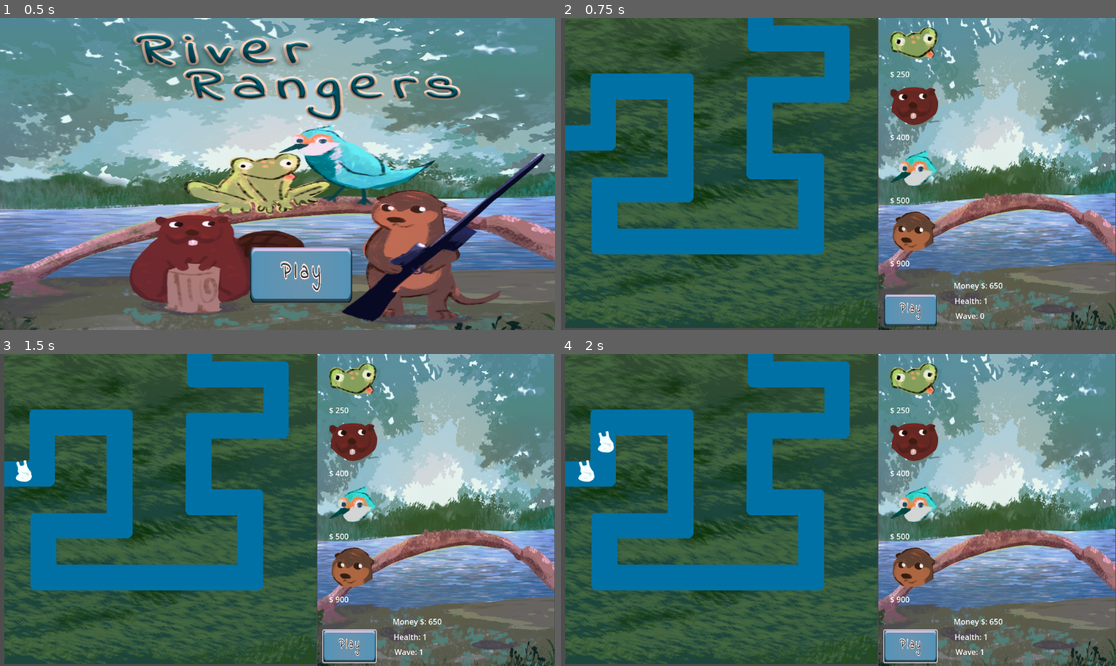
Above: before the commit, frames 1-4 (two rows, left to right).
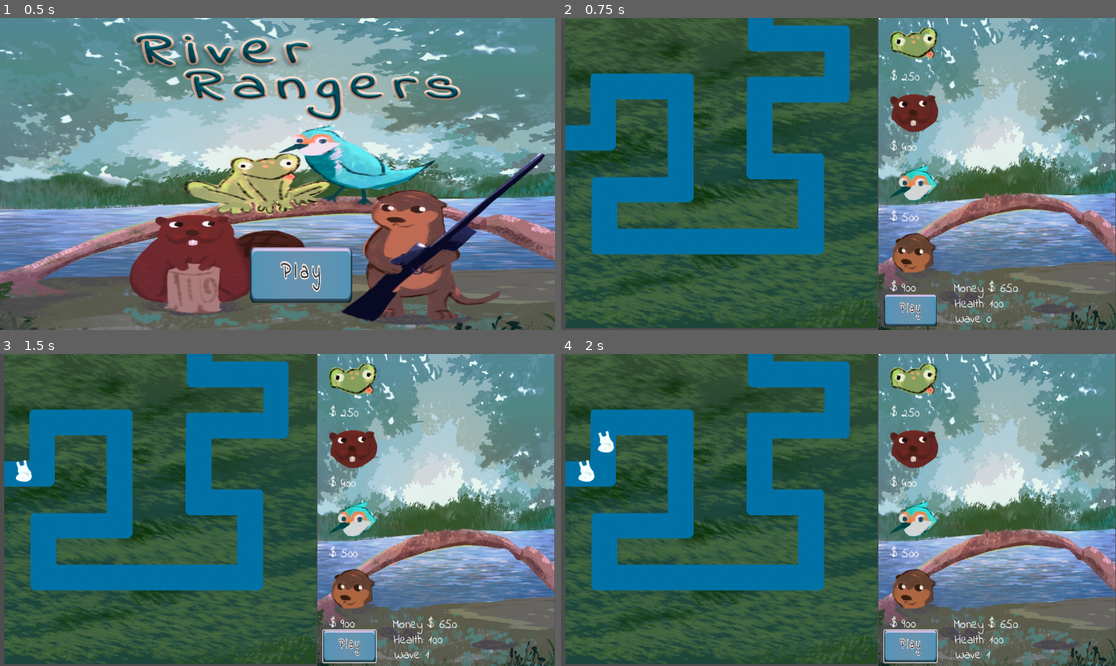
Above: after the commit, the same moments.

Repository: fnc/OurTowerDefense2025
Game: Godot game, scene res://main/menu.tscn
Same seed, same stepped clock (60 frames per second), same inputs: the game is played once before the commit and once after it.
Inputs (mouse positions are in pixels of both pictures, inside the frame that each line leads up to):
- Up to frame 1 (0.5 s): no input
- Up to frame 2 (0.75 s): click (860, 273) at 0.5 s
- Up to frame 3 (1.5 s): click (349, 647) at 1.25 s
- Up to frame 4 (2 s): no input

Frame 1 is identical in both runs. In frame 2, 3.4% of the frame differs, in the area x 59-83%, y 16-98%; in frame 3, 3.4%; in frame 4, 3.4%.

Commit message:
cambie fuentes del level y arreglo vida

Diff:
--- a/game_manager.gd
+++ b/game_manager.gd
@@ -1,6 +1,6 @@
 extends Node
 
-@export var initial_lives: int = 1;
+@export var initial_lives: int = 100;
 @export var initial_money: int = 650;
 var money: int = initial_money # Keep track of the total score
 var lives: int = initial_lives # Lives remaining in the game
--- a/root_node_2d.tscn
+++ b/root_node_2d.tscn
@@ -19,6 +19,7 @@
 [ext_resource type="Texture2D" uid="uid://bp7m8uao622pd" path="res://assets/icons/lutria.png" id="13_dvaq1"]
 [ext_resource type="Texture2D" uid="uid://bho1ovrpef1y" path="res://assets/icons/martinpescador.png" id="14_y2aex"]
 [ext_resource type="Texture2D" uid="uid://da51t2djbtf67" path="res://assets/icons/gastor.png" id="15_yaipy"]
+[ext_resource type="FontFile" uid="uid://d182q6ikpk7kw" path="res://assets/IndieFlower-Regular.ttf" id="17_5br55"]
 [ext_resource type="Texture2D" uid="uid://djg7d3xixesbi" path="res://assets/play.png" id="20_p37fh"]
 [ext_resource type="Texture2D" uid="uid://buwfcqy8fig5d" path="res://assets/Tapa sin nada.png" id="21_pvbhh"]
 
@@ -51,6 +52,34 @@
 scene = ExtResource("6_wnxwe")
 spawn_probability = 0.02
 metadata/_custom_type_script = "uid://c8ygmcmd8wxj2"
+
+[sub_resource type="LabelSettings" id="LabelSettings_pktl7"]
+font = ExtResource("17_5br55")
+font_size = 25
+
+[sub_resource type="LabelSettings" id="LabelSettings_80eph"]
+font = ExtResource("17_5br55")
+font_size = 25
+
+[sub_resource type="LabelSettings" id="LabelSettings_fmm45"]
+font = ExtResource("17_5br55")
+font_size = 25
+
+[sub_resource type="LabelSettings" id="LabelSettings_t8jkh"]
+font = ExtResource("17_5br55")
+font_size = 25
+
+[sub_resource type="LabelSettings" id="LabelSettings_5br55"]
+font = ExtResource("17_5br55")
+font_size = 25
+
+[sub_resource type="LabelSettings" id="LabelSettings_f0mwg"]
+font = ExtResource("17_5br55")
+font_size = 25
+
+[sub_resource type="LabelSettings" id="LabelSettings_a2k7s"]
+font = ExtResource("17_5br55")
+font_size = 25
 
 [sub_resource type="StyleBoxTexture" id="StyleBoxTexture_fmm45"]
 texture = ExtResource("20_p37fh")
@@ -137,6 +166,7 @@
 [node name="TowerLabelSapito" type="Label" parent="UiCanvasLayer/Control/GridContainer"]
 layout_mode = 2
 text = "$ 250"
+label_settings = SubResource("LabelSettings_pktl7")
 
 [node name="TowerCastorButton" type="TextureButton" parent="UiCanvasLayer/Control/GridContainer"]
 z_index = 1
@@ -149,6 +179,7 @@
 [node name="TowerLabelCastor" type="Label" parent="UiCanvasLayer/Control/GridContainer"]
 layout_mode = 2
 text = "$ 400"
+label_settings = SubResource("LabelSettings_80eph")
 
 [node name="TowerMartinButton" type="TextureButton" parent="UiCanvasLayer/Control/GridContainer"]
 z_index = 1
@@ -161,6 +192,7 @@
 [node name="TowerLabelMarti" type="Label" parent="UiCanvasLayer/Control/GridContainer"]
 layout_mode = 2
 text = "$ 500"
+label_settings = SubResource("LabelSettings_fmm45")
 
 [node name="TowerNutriaButton" type="TextureButton" parent="UiCanvasLayer/Control/GridContainer"]
 z_index = 1
@@ -174,6 +206,7 @@
 layout_mode = 2
 text = "$ 900
 "
+label_settings = SubResource("LabelSettings_t8jkh")
 
 [node name="MoneyLabel" type="Label" parent="UiCanvasLayer"]
 offset_left = 815.0
@@ -181,6 +214,7 @@
 offset_right = 943.0
 offset_bottom = 567.0
 text = "12345678"
+label_settings = SubResource("LabelSettings_5br55")
 
 [node name="HealthLabel" type="Label" parent="UiCanvasLayer"]
 offset_left = 817.0
@@ -188,6 +222,7 @@
 offset_right = 945.0
 offset_bottom = 599.0
 text = "12345678"
+label_settings = SubResource("LabelSettings_f0mwg")
 
 [node name="WaveLabel" type="Label" parent="UiCanvasLayer"]
 offset_left = 819.0
@@ -195,6 +230,7 @@
 offset_right = 947.0
 offset_bottom = 630.0
 text = "12345678"
+label_settings = SubResource("LabelSettings_a2k7s")
 
 [node name="StartWaveButton" type="Button" parent="UiCanvasLayer"]
 offset_left = 671.0
Not shown: 1 places in root_node_2d.tscn that only renumber resources
